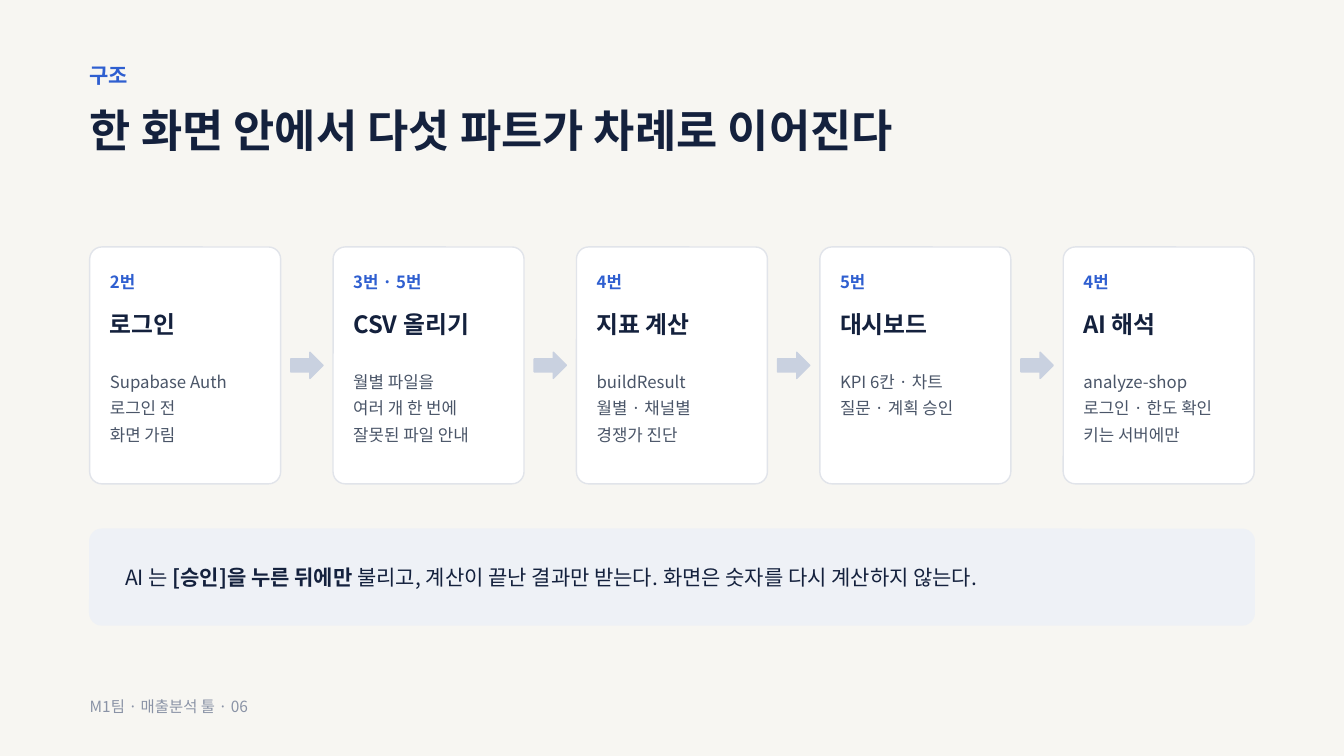
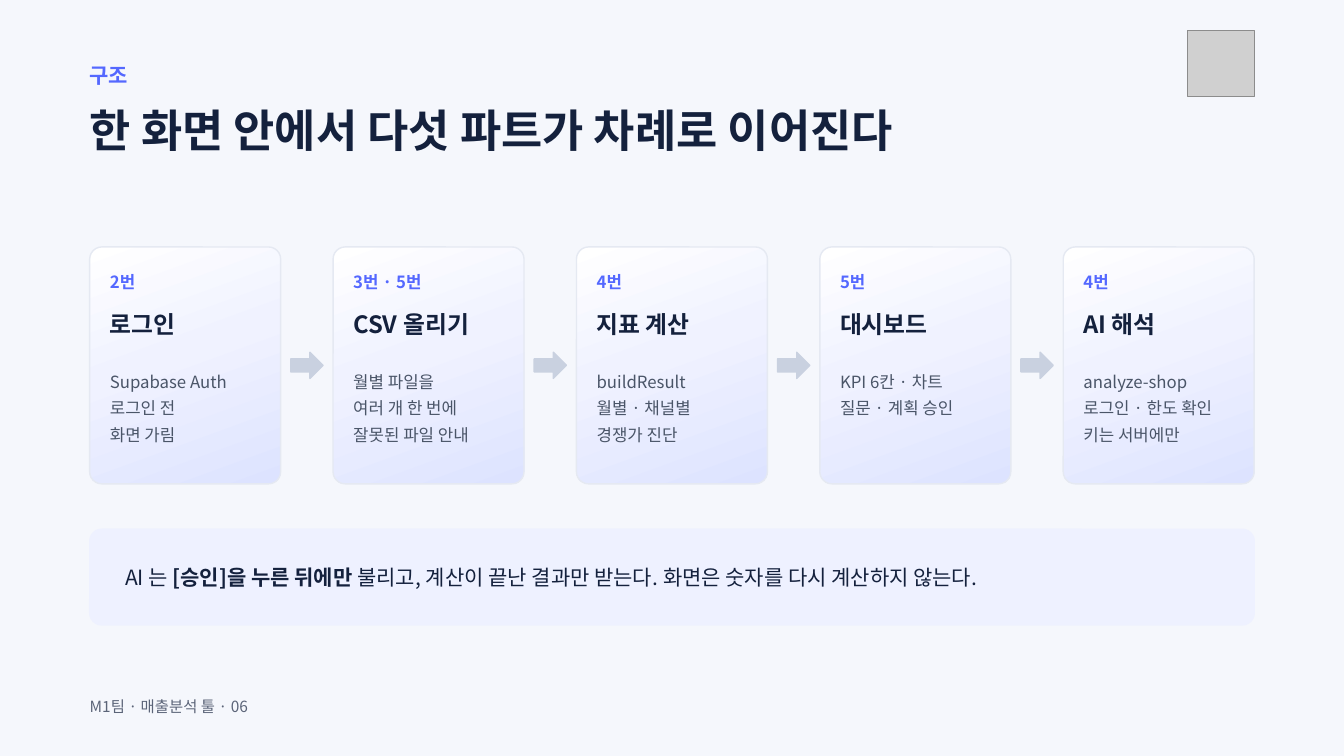
Before and after one commit to ctaleez51-art/sales-analysis, a slide deck: slide 6 of docs/presentation/M1_presentation_draft_v0.1.pptx. Drawn at 1344x756 pixels with LibreOffice and Linux fonts; fonts in the diff are those of the drawing; grey boxes stand for pictures. Boxes give left, top, right and bottom in pixels: in the first picture for what was removed or moved away, otherwise in the second. Text is boxed around its words. In the diff, an @@ line names an element or a change of style, - is before the commit and + after.

```diff
--- a/docs/presentation/M1_presentation_draft_v0.1.pptx
+++ b/docs/presentation/M1_presentation_draft_v0.1.pptx
@@ background #F7F6F2 to #F5F7FC @@
@@ picture added at bbox=[1188, 30, 1254, 97] @@
@@ fill #FFFFFF to gradient #FFFFFF to #F0F2FF to #DDE3FF; outline #E1E4EA 1 pt to #E5E9F2 1 pt in 5 elements at bbox=[90, 247, 280, 484], bbox=[333, 247, 523, 484], bbox=[577, 247, 767, 484], bbox=[820, 247, 1010, 484], bbox=[1064, 247, 1254, 484] @@
@@ text colour #2F5FD0 to #5468FF in 6 elements at bbox=[90, 66, 129, 85], bbox=[110, 274, 135, 289], bbox=[353, 274, 421, 289], bbox=[597, 274, 622, 289], bbox=[840, 274, 865, 289], bbox=[1083, 274, 1108, 289] @@
@@ text "M1팀 · 매출분석 툴 · ..." at bbox=[90, 699, 248, 713]: text colour #8A93A6 to #5B6478 @@
```
Also in this commit, not shown: 13 other slides changed, 3 other files.
